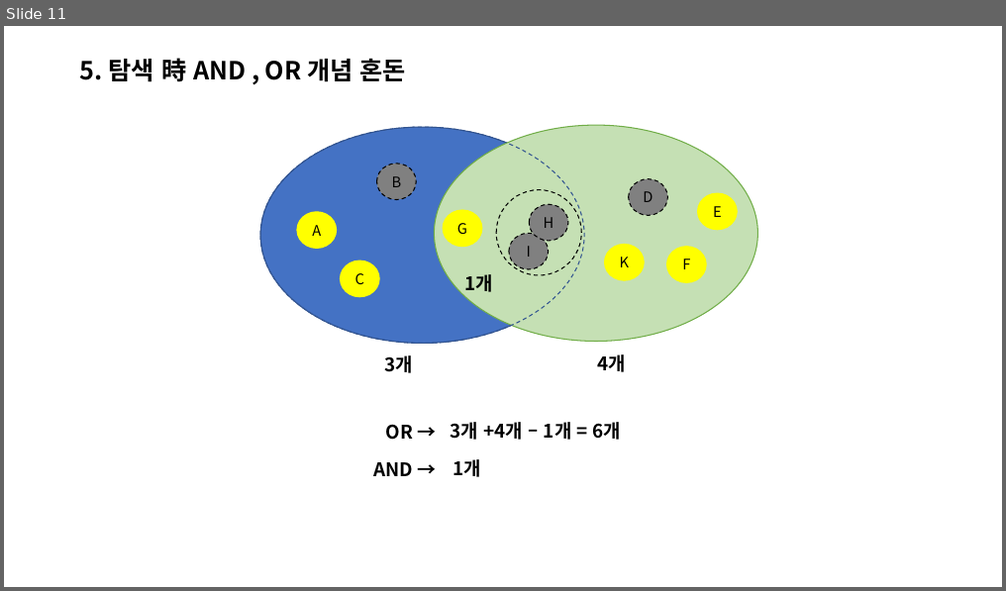
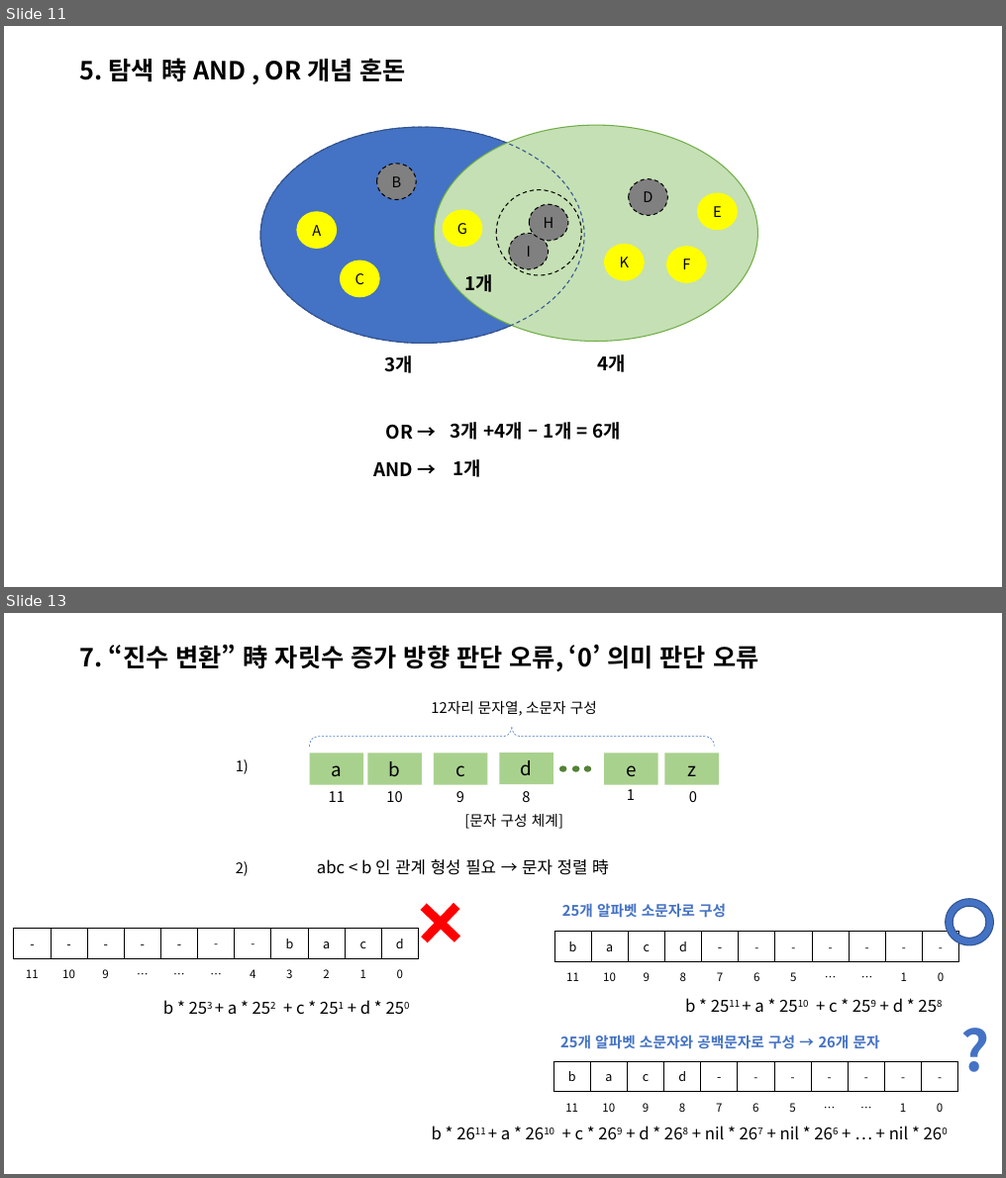
Before and after one commit to rby011/Examples, a slide deck: MidExcersize/오답노트.pptx. Shown one above the other, each under a label of ours: slide 11 before the commit, slides 11 and 13 after it; the slides between them are not shown. The pictures are 1006x591 and 1006x1178 pixels, drawn with LibreOffice and Linux fonts; fonts in the diff are those of the drawing. Boxes give left, top, right and bottom in pixels: in the first picture for what was removed or moved away, otherwise in the second. Text is boxed around its words. In the diff, an @@ line names an element or a change of style, - is before the commit and + after.

```diff
--- a/MidExcersize/오답노트.pptx
+++ b/MidExcersize/오답노트.pptx
@@ slide 13 added at box(4, 613, 1002, 1174), background #FFFFFF @@
@@ title added at box(80, 644, 758, 672), 24 pt, text #000000, bold @@
+7. “진수 변환” 時 자릿수 증가 방향 판단 오류, ‘0’ 의미 판단 오류
@@ text added at box(431, 701, 597, 716), 14 pt, text #000000 @@
+12자리 문자열, 소문자 구성
@@ right brace added at box(310, 727, 715, 747), outline #4472C4 0.5 pt dashed @@
@@ text added at box(236, 760, 249, 774), 14 pt, text #000000 @@
+1)
@@ rectangle added at box(310, 753, 363, 784), fill #A9D18E, 18 pt, text #000000 @@
+a
@@ rectangle added at box(368, 753, 422, 784), fill #A9D18E, 18 pt, text #000000 @@
+b
@@ rectangle added at box(434, 753, 487, 784), fill #A9D18E, 18 pt, text #000000 @@
+c
@@ rectangle added at box(500, 753, 553, 784), fill #A9D18E, 18 pt, text #000000 @@
+d
@@ rectangle added at box(604, 753, 658, 784), fill #A9D18E, 18 pt, text #000000 @@
+e
@@ rectangle added at box(665, 753, 719, 784), fill #A9D18E, 18 pt, text #000000 @@
+z
@@ ellipse added at box(560, 766, 566, 771), fill #548235, outline #548235 1 pt @@
@@ ellipse added at box(573, 766, 579, 771), fill #548235, outline #548235 1 pt @@
@@ ellipse added at box(585, 766, 591, 771), fill #548235, outline #548235 1 pt @@
@@ text added at box(627, 789, 635, 800), 14 pt, text #000000 @@
+1
@@ text added at box(329, 791, 345, 802), 14 pt, text #000000 @@
+11
@@ text added at box(386, 791, 402, 802), 14 pt, text #000000 @@
+10
@@ text added at box(456, 791, 464, 802), 14 pt, text #000000 @@
+9
@@ text added at box(464, 814, 563, 829), 14 pt, text #000000 @@
+[문자 구성 체계]
@@ text added at box(522, 791, 530, 802), 14 pt, text #000000 @@
+8
@@ text added at box(689, 791, 697, 802), 14 pt, text #000000 @@
+0
@@ text added at box(236, 861, 249, 876), 14 pt, text #000000 @@
+2)
@@ text added at box(317, 860, 609, 875), 16 pt, text #000000 @@
+abc < b 인 관계 형성 필요 → 문자 정렬 時
@@ plus sign added at box(396, 879, 485, 967), fill #FF0000, outline #FF0000 1 pt @@
@@ text added at box(562, 903, 726, 918), 14 pt, text #4472C4, bold @@
+25개 알파벳 소문자로 구성
@@ donut added at box(945, 899, 994, 946), fill #4472C4, outline #325491 1 pt @@
@@ table added at box(14, 928, 417, 989), 2 rows, 11 columns @@
+- | - | - | - | - | - | - | b | a | c | d
+11 | 10 | 9 | … | … | … | 4 | 3 | 2 | 1 | 0
@@ table added at box(554, 932, 957, 992), 2 rows, 11 columns @@
+b | a | c | d | - | - | - | - | - | - | -
+11 | 10 | 9 | 8 | 7 | 6 | 5 | … | … | 1 | 0
@@ text added at box(685, 998, 903, 1013), 16 pt, text #000000 @@
+b * 2511 + a * 2510 + c * 259 + d * 258
@@ text added at box(163, 1000, 370, 1015), 16 pt, text #000000 @@
+b * 253 + a * 252 + c * 251 + d * 250
@@ text added at box(560, 1035, 880, 1050), 14 pt, text #4472C4, bold @@
+25개 알파벳 소문자와 공백문자로 구성 → 26개 문자
@@ text added at box(953, 1033, 991, 1064), 54 pt, text #4472C4, bold @@
+?
@@ table added at box(553, 1061, 957, 1122), 2 rows, 11 columns @@
+b | a | c | d | - | - | - | - | - | - | -
+11 | 10 | 9 | 8 | 7 | 6 | 5 | … | … | 1 | 0
@@ text added at box(432, 1126, 909, 1141), 16 pt, text #000000 @@
+b * 2611 + a * 2610 + c * 269 + d * 268 + nil * 267 + nil * 266 + … + nil * 260
```
Also in this commit, not shown: 3 slides changed, 1 other slide added, 2 slides removed, 2 other files.
